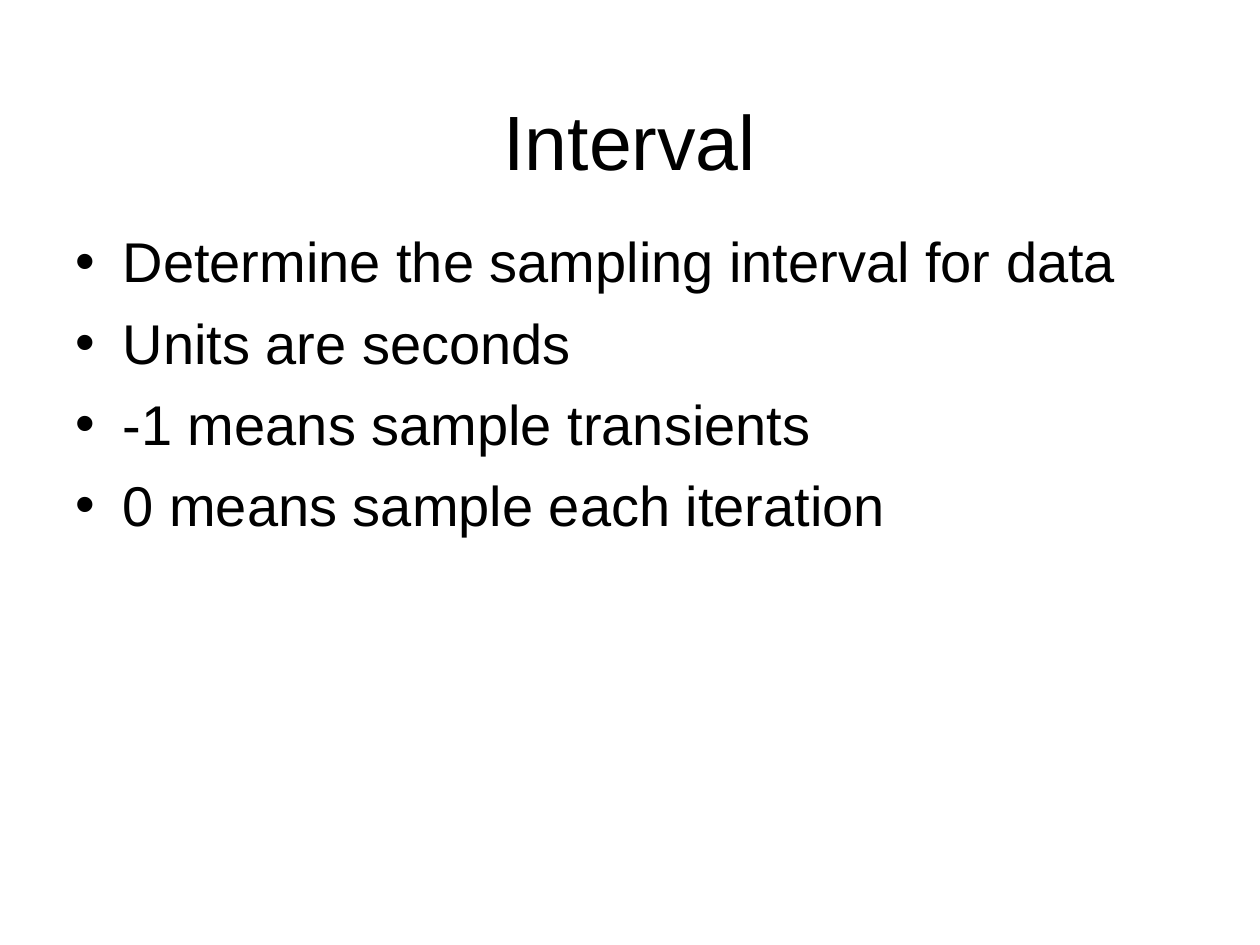
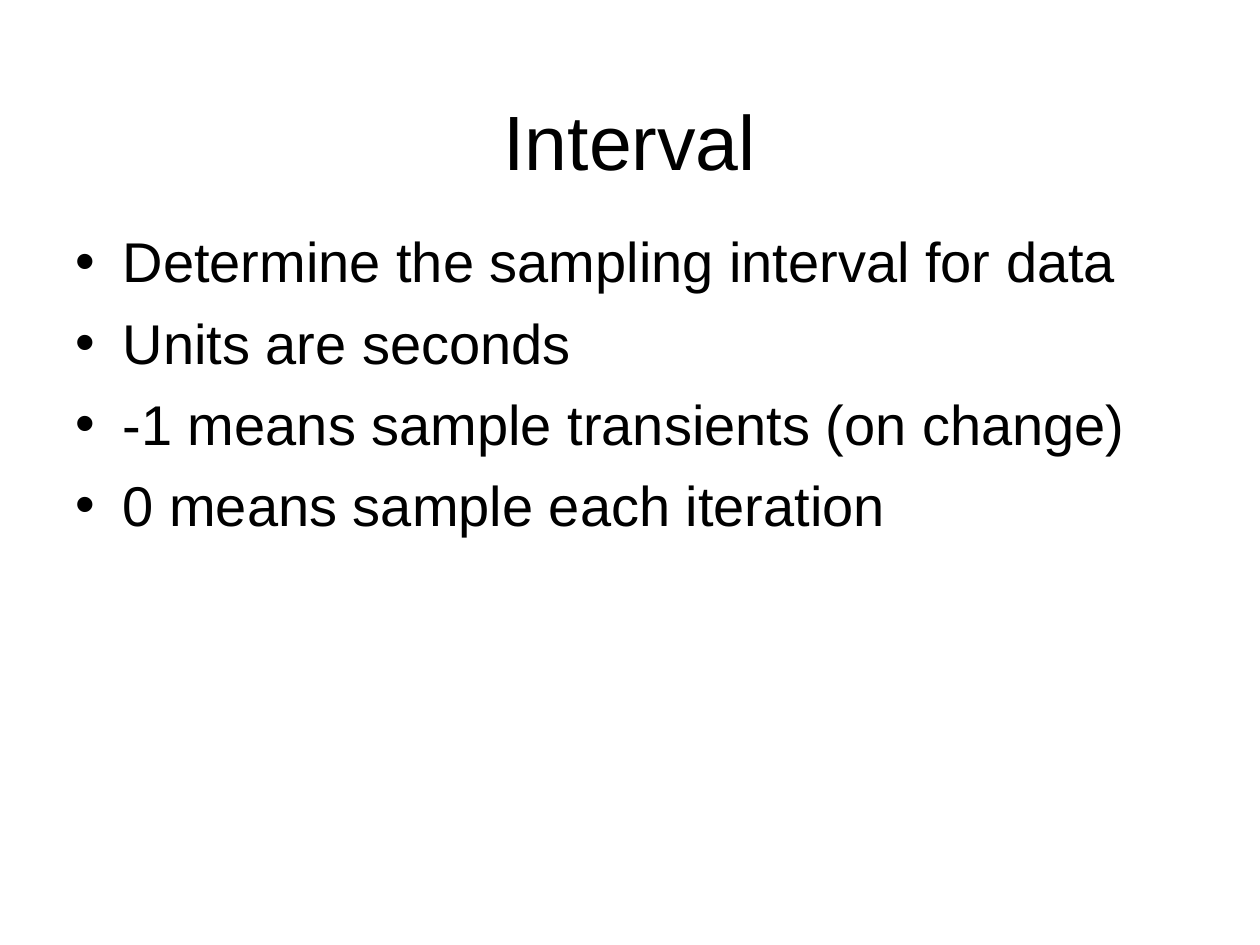
Before and after one commit to gridlab-d/course, a slide deck: slide 5 of 2.2 - Recorders.pps. Drawn at 1260x945 pixels with LibreOffice and Linux fonts; fonts in the diff are those of the drawing; background and template pictures are left out. Boxes give left, top, right and bottom in pixels: in the first picture for what was removed or moved away, otherwise in the second. Text is boxed around its words. In the diff, an @@ line names an element or a change of style, - is before the commit and + after.

```diff
--- a/2.2 - Recorders.pps
+++ b/2.2 - Recorders.pps
@@ text at (123,404,1124,456): text changed @@
-• -1 means sample transients
+• -1 means sample transients (on change)
```
Also in this commit, not shown: 3 slides added.
